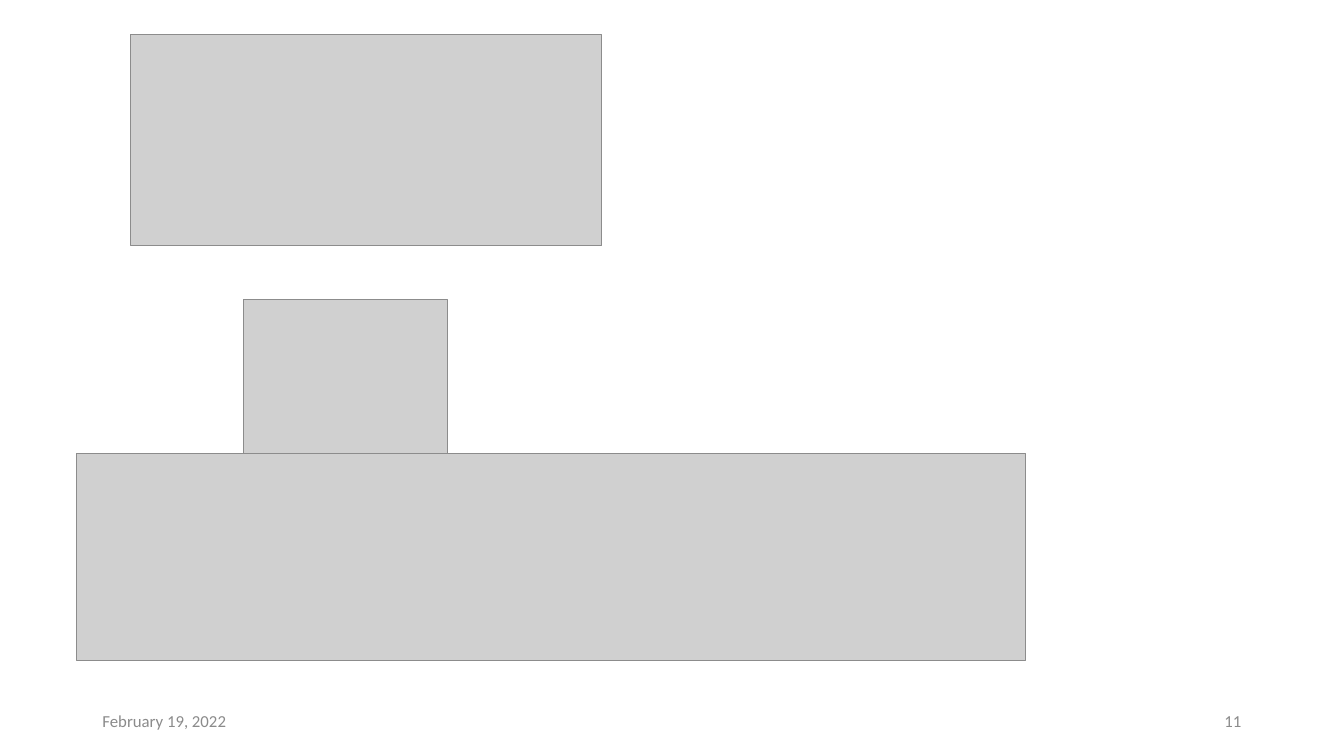
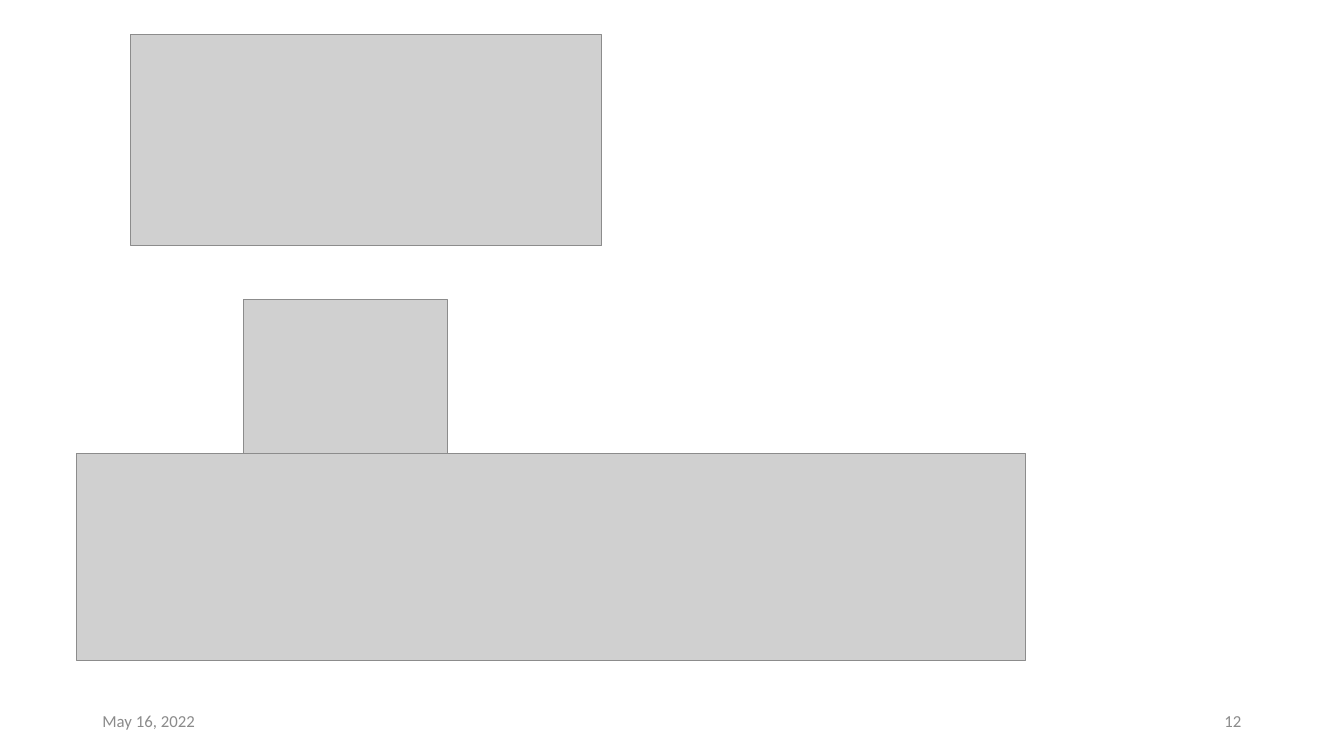
Before and after one commit to PrashanthSingaravelan/winter-semester-2022, a slide deck: slide 12 of CSI3010 Data Warehousing Data Mining/reference materials/module-2 data preprocessing/4_Data Discretization.pptx (slide 11 before the commit). Drawn at 1344x756 pixels with LibreOffice and Linux fonts; fonts in the diff are those of the drawing; grey boxes stand for pictures. Boxes give left, top, right and bottom in pixels: in the first picture for what was removed or moved away, otherwise in the second. Text is boxed around its words. In the diff, an @@ line names an element or a change of style, - is before the commit and + after.

```diff
--- a/CSI3010 Data Warehousing Data Mining/reference materials/module-2 data preprocessing/4_Data Discretization.pptx
+++ b/CSI3010 Data Warehousing Data Mining/reference materials/module-2 data preprocessing/4_Data Discretization.pptx
@@ text at [102, 716, 195, 730]: text changed @@
-February 19, 2022
+May 16, 2022
@@ page number at [1224, 716, 1241, 727]: text changed @@
-11
+12
```
Also in this commit, not shown: 5 other slides changed, 1 slide added, 5 other files.
